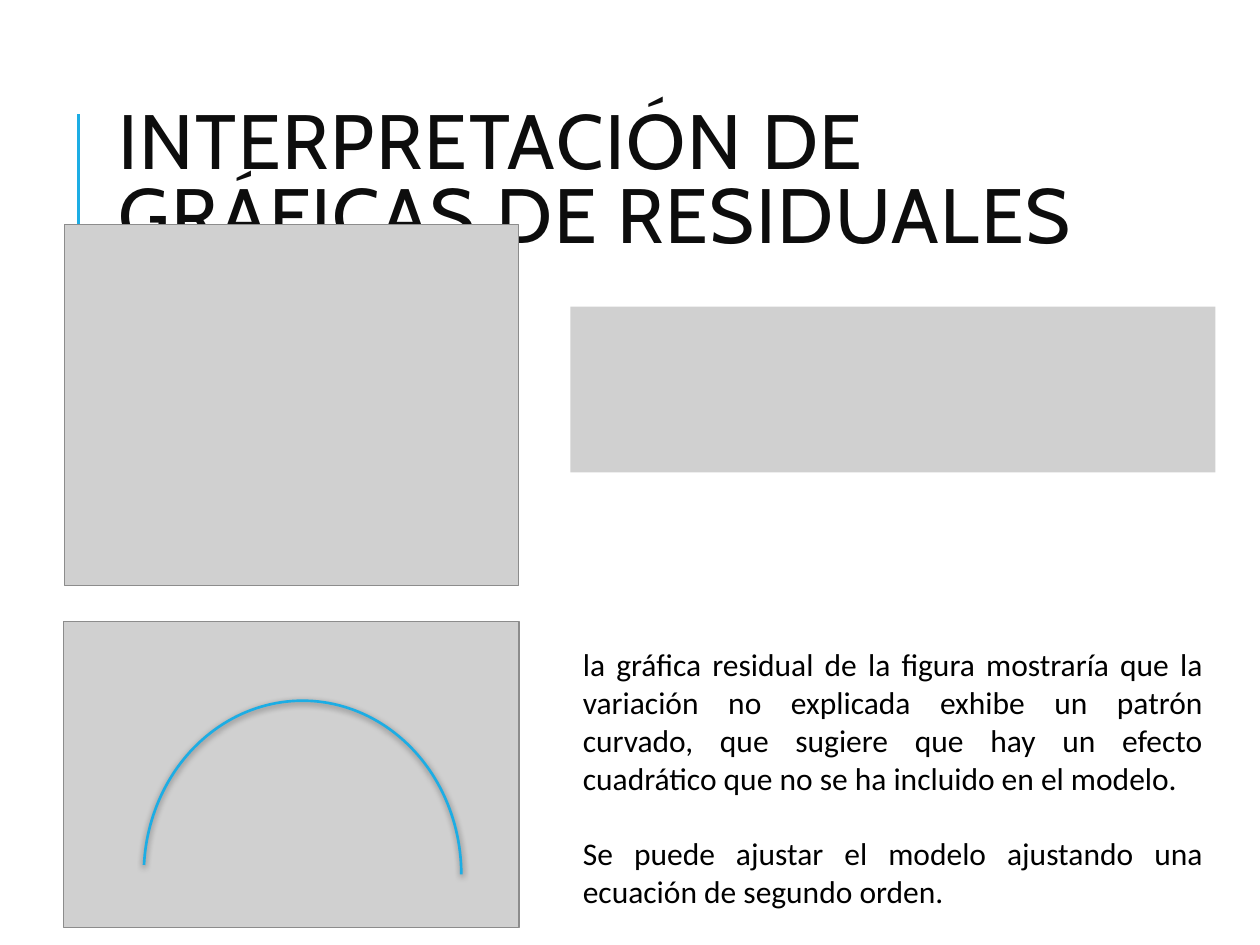
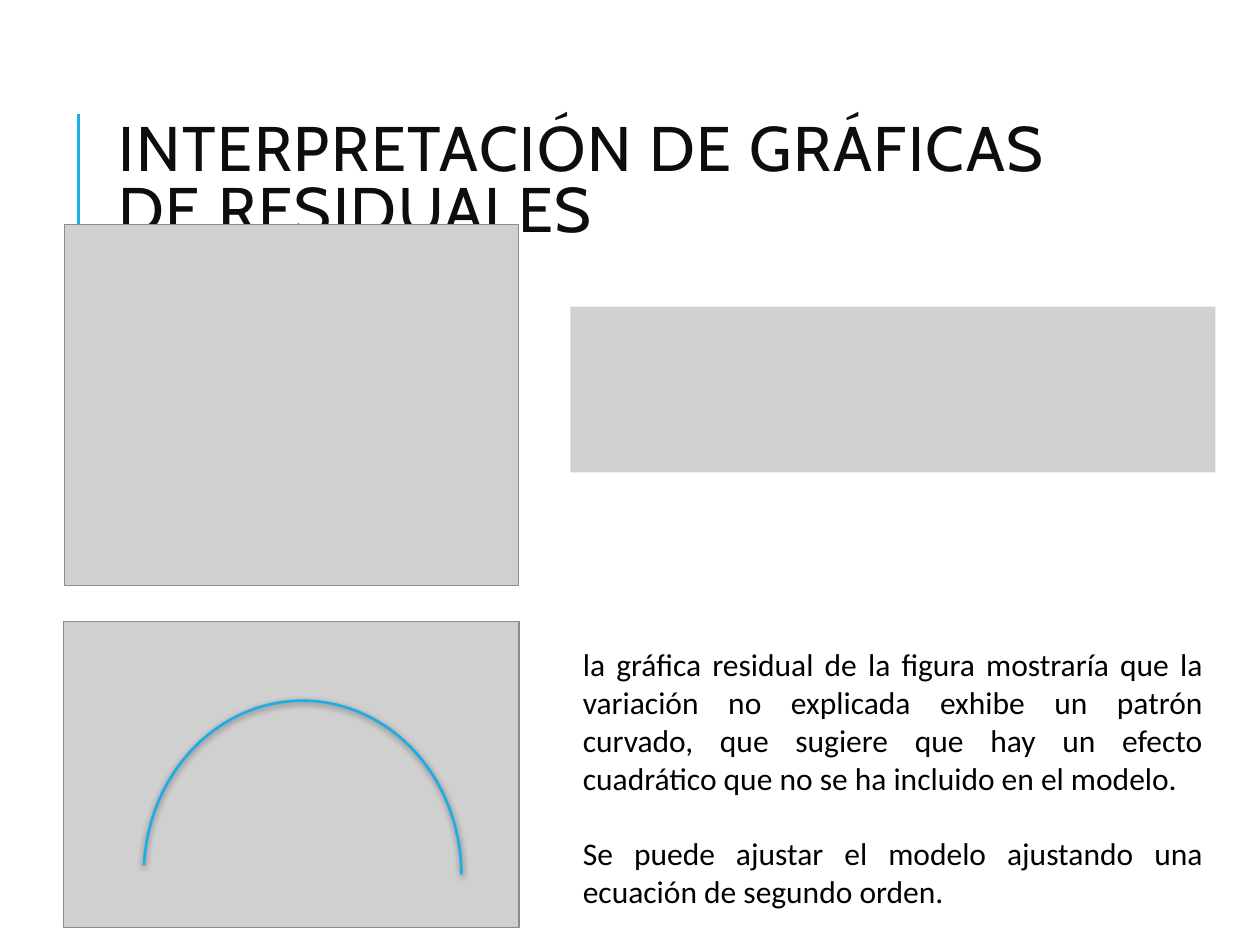
Before and after one commit to delany-ramirez/charlas, a slide deck: slide 22 of PyPereira_LR/Regresion Lineal.pptx. Drawn at 1260x945 pixels with LibreOffice and Linux fonts; fonts in the diff are those of the drawing; grey boxes stand for pictures. Boxes give left, top, right and bottom in pixels: in the first picture for what was removed or moved away, otherwise in the second. Text is boxed around its words. In the diff, an @@ line names an element or a change of style, - is before the commit and + after.

```diff
--- a/PyPereira_LR/Regresion Lineal.pptx
+++ b/PyPereira_LR/Regresion Lineal.pptx
@@ title "INTERPRETACIÓN DE GRÁFICAS DE RESIDUALES" at bbox=[118, 118, 1043, 247]: size 44 to 36 pt @@
```
Also in this commit, not shown: 7 other slides changed.
